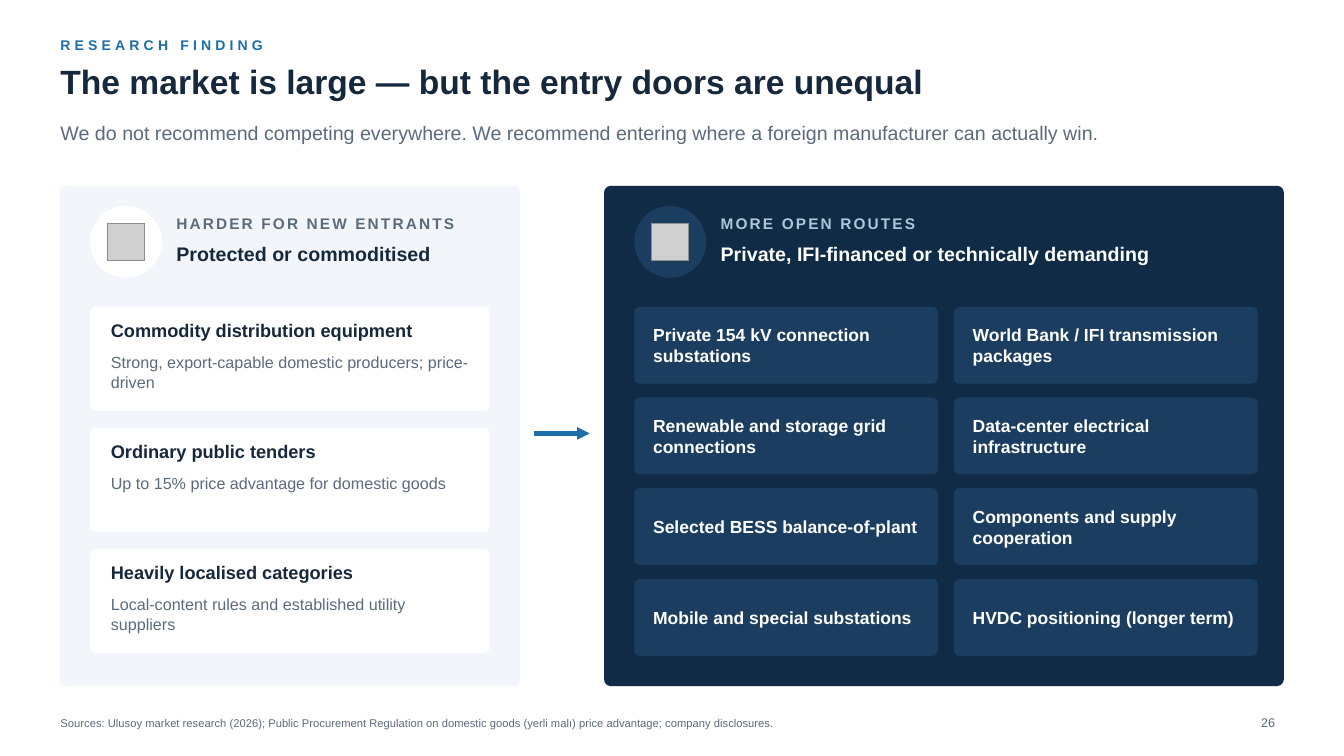
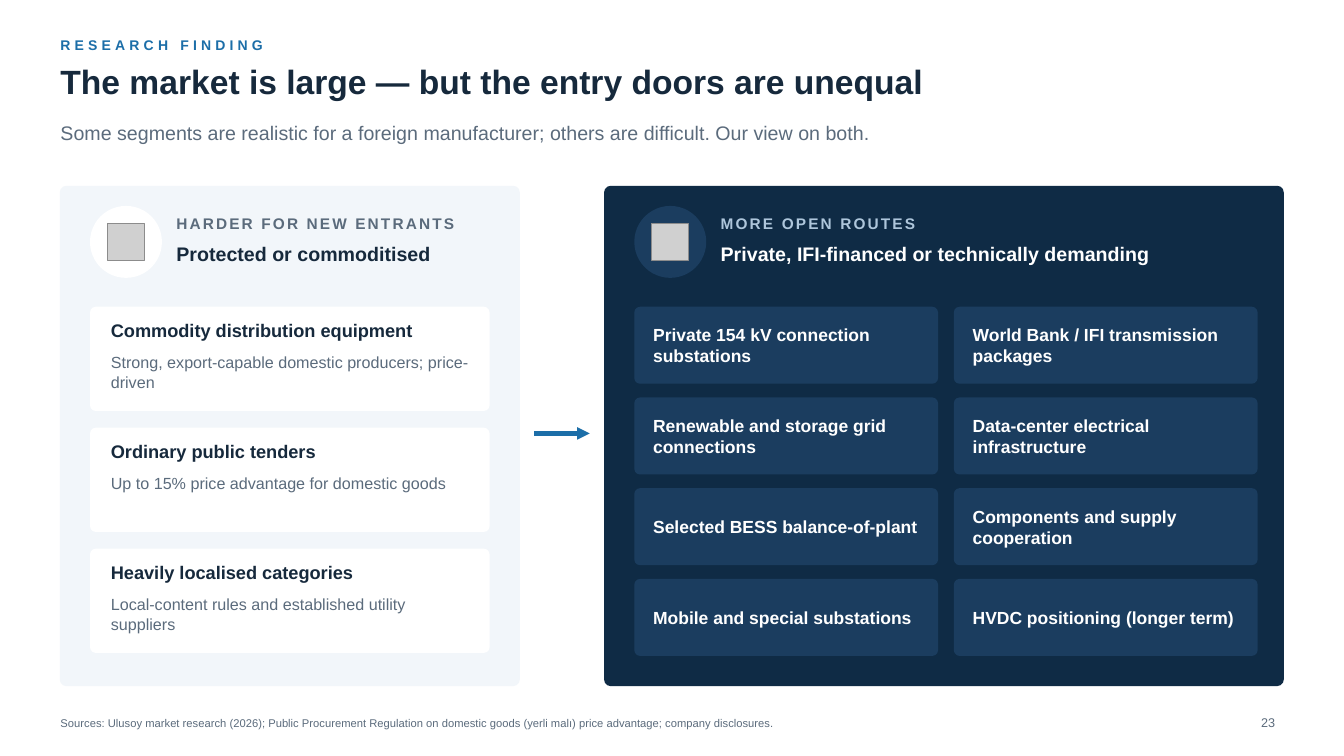
Before and after one commit to taimoorRazi/MultiTransformer, a slide deck: slide 23 of TBEA_HQ_Partnership_v2/Ulusoy - TBEA Partnership.pptx (slide 26 before the commit). Drawn at 1344x756 pixels with LibreOffice and Linux fonts; fonts in the diff are those of the drawing; grey boxes stand for pictures; background and template pictures are left out. Boxes give left, top, right and bottom in pixels: in the first picture for what was removed or moved away, otherwise in the second. Text is boxed around its words. In the diff, an @@ line names an element or a change of style, - is before the commit and + after.

```diff
--- a/TBEA_HQ_Partnership_v2/Ulusoy - TBEA Partnership.pptx
+++ b/TBEA_HQ_Partnership_v2/Ulusoy - TBEA Partnership.pptx
@@ text at (60,126,870,144): text changed @@
-We do not recommend competing everywhere. We recommend entering where a foreign manufacturer can actually win.
+Some segments are realistic for a foreign manufacturer; others are difficult. Our view on both.
@@ page number at (1261,718,1275,727): text changed @@
-26
+23
```
Also in this commit, not shown: 25 other slides changed, 1 slide added, 5 slides removed, 17 other files.
